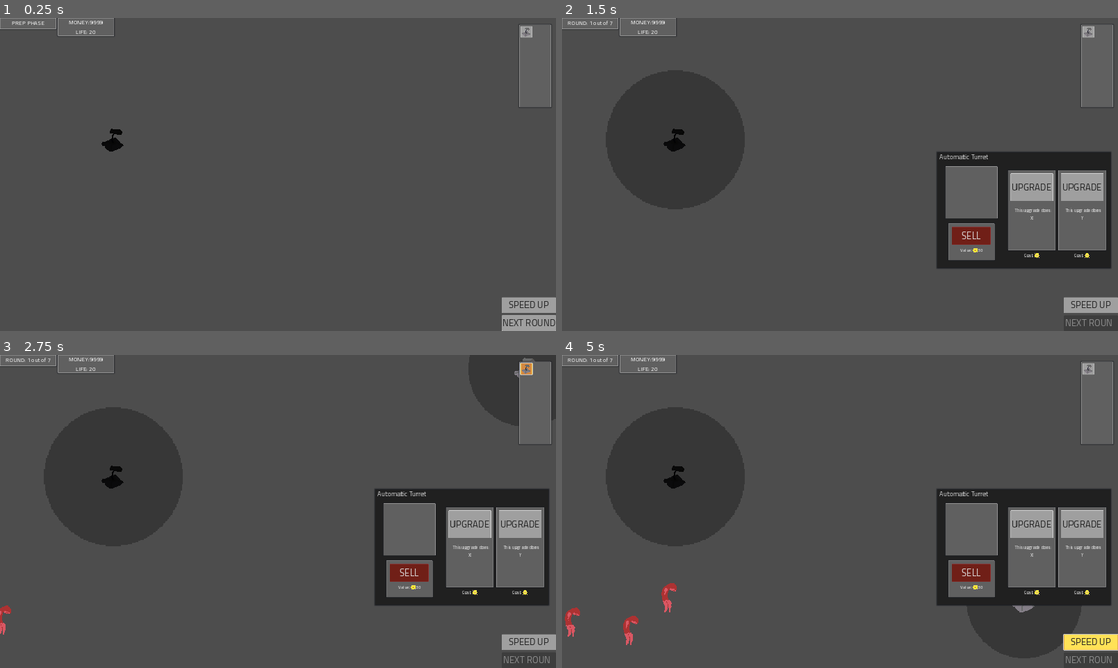
Above: before the commit, frames 1-4 (two rows, left to right).
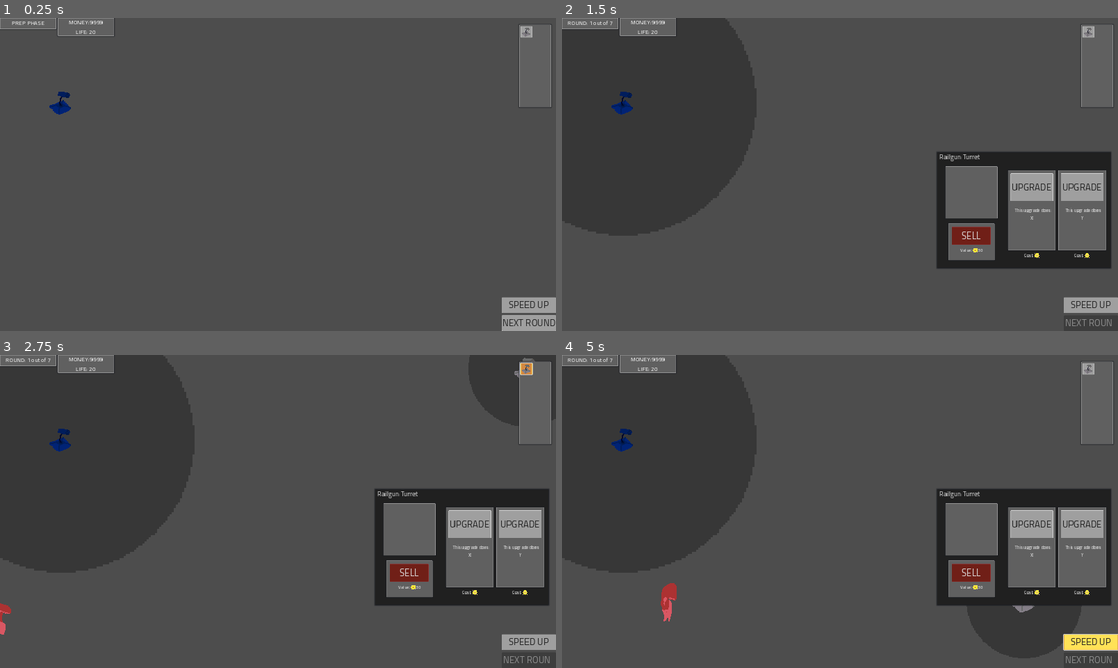
Above: after the commit, the same moments.

Repository: MindVisceral/BoneTD
Game: Godot game, scene res://Levels/Level1/Level1.tscn
Same seed, same stepped clock (60 frames per second), same inputs: the game is played once before the commit and once after it. This scene is started directly instead of the project's main scene. The engine's default icon, where the game draws it, is replaced by a stand-in: a white triangle on a blue panel in a dark square.
Inputs (mouse positions are in pixels of both pictures, inside the frame that each line leads up to; where the layout moved, square brackets give the same spot in the first picture):
- Up to frame 1 (0.25 s): no input
- Up to frame 2 (1.5 s): click "NEXT ROUND" at 0.5 s; click (623, 102) [673, 140] at 1.25 s
- Up to frame 3 (2.75 s): click (528, 367) at 2 s
- Up to frame 4 (5 s): click "SPEED UP" at 2.75 s; click (1023, 492) at 3.5 s; click (1023, 602) at 4.25 s

The runs differ from the first frame. In frame 1, 0.3% of the frame differs, in the area x 8-23%, y 23-43%; in frame 2, 0.4%; in frame 3, 0.4%; in frame 4, 0.8%, in the area x 0-77%, y 23-93%.

Commit message:
Added a Hitscan-type Tower that can pierce Enemies

Diff:
--- /dev/null
+++ b/Entities/Towers/GunTurret/Upgrades/RailgunTurret.tscn
@@ -0,0 +1,44 @@
+[gd_scene load_steps=8 format=3 uid="uid://wg7cb76ahvb"]
+
+[ext_resource type="PackedScene" uid="uid://m5ujrh2u7dvc" path="res://Entities/Towers/HitscanTower/HitscanTower.tscn" id="1_w22wf"]
+[ext_resource type="PackedScene" uid="uid://dv57srrnagcgo" path="res://Entities/Towers/BaseTower/BaseHitEffect.tscn" id="2_20wuo"]
+[ext_resource type="Script" path="res://Resources/DamageData.gd" id="3_6lec4"]
+[ext_resource type="Texture2D" uid="uid://dbuegf60t4tck" path="res://placeholder_4.png" id="4_84hu3"]
+
+[sub_resource type="Resource" id="Resource_v3vwl"]
+script = ExtResource("3_6lec4")
+damage_value = 5.0
+hit_effect = ExtResource("2_20wuo")
+
+[sub_resource type="CircleShape2D" id="CircleShape2D_pmax1"]
+radius = 115.0
+
+[sub_resource type="CircleShape2D" id="CircleShape2D_k6p52"]
+radius = 12.0
+
+[node name="RailgunTurret" instance=ExtResource("1_w22wf")]
+piercings = 8
+damage_data = SubResource("Resource_v3vwl")
+ingame_name = "Railgun Turret"
+tower_details = "Fires a highly-damaging piercing shot which gets weaker with each pierce."
+shot_delay = 5.0
+tower_base_cost = 35
+
+[node name="TowerRangeVisuals" parent="." index="0"]
+scale = Vector2(1.79688, 1.79688)
+
+[node name="Collider" parent="TowerRange" index="0"]
+shape = SubResource("CircleShape2D_pmax1")
+
+[node name="BulletSpawnPoint" parent="RotationPivot" index="0"]
+position = Vector2(6, -6)
+
+[node name="Sprite" parent="." index="4"]
+self_modulate = Color(0, 0.2755, 0.87, 1)
+scale = Vector2(0.4, 0.4)
+texture = ExtResource("4_84hu3")
+
+[node name="Collider" parent="." index="5"]
+shape = SubResource("CircleShape2D_k6p52")
+
+[editable path="TowerRange"]
--- a/Entities/Towers/GunTurret/Upgrades/SniperGunTurret.tscn
+++ b/Entities/Towers/GunTurret/Upgrades/SniperGunTurret.tscn
@@ -1,9 +1,10 @@
-[gd_scene load_steps=8 format=3 uid="uid://b8cx22nh2de5i"]
+[gd_scene load_steps=9 format=3 uid="uid://b8cx22nh2de5i"]
 
 [ext_resource type="PackedScene" uid="uid://dn0yn7md0iu0y" path="res://Entities/Towers/DirectTower/DirectTower.tscn" id="1_ab1dw"]
 [ext_resource type="Texture2D" uid="uid://dbuegf60t4tck" path="res://placeholder_4.png" id="2_1mvl4"]
 [ext_resource type="PackedScene" uid="uid://dv57srrnagcgo" path="res://Entities/Towers/BaseTower/BaseHitEffect.tscn" id="2_bccji"]
 [ext_resource type="Script" path="res://Resources/DamageData.gd" id="3_khhmq"]
+[ext_resource type="PackedScene" uid="uid://wg7cb76ahvb" path="res://Entities/Towers/GunTurret/Upgrades/RailgunTurret.tscn" id="4_ygv1a"]
 
 [sub_resource type="Resource" id="Resource_gn6jj"]
 script = ExtResource("3_khhmq")
@@ -22,6 +23,7 @@
 tower_details = "Very large detection radius, very slow shooting speed, high damage."
 shot_delay = 5.0
 tower_base_cost = 13
+upgrade_1 = ExtResource("4_ygv1a")
 
 [node name="TowerRangeVisuals" parent="." index="0"]
 scale = Vector2(2.34375, 2.34375)
--- /dev/null
+++ b/Entities/Towers/HitscanTower/HitscanTower.gd
@@ -0,0 +1,200 @@
+## Check superior BaseTower script for @tool use
+@tool
+class_name HitscanTower
+extends BaseTower
+
+
+###-------------------------------------------------------------------------###
+##### Exported variables unique to HitscanTowers
+###-------------------------------------------------------------------------###
+
+@export_group("Variables unique to Hitscan Towers")
+
+## This variable holds layers which this Tower's RayCast can detect.
+@export_flags_2d_physics var raycast_layers: int
+
+## How many Enemies can the shot go through before it stops?
+@export_range(0, 9999) var piercings: int = 0
+
+
+###-------------------------------------------------------------------------###
+##### DamageData
+###-------------------------------------------------------------------------###
+
+@export_group("DamageData")
+
+## This DamageData Resource holds all the information this Tower's Target needs when it's been hit.
+## This includes the Tower's damage dealth and the hit effect.
+## NOTE: Read the DamageData script for more info.
+@export var damage_data: DamageData:
+	set(w_damagedata):
+		if w_damagedata != damage_data:
+			damage_data = w_damagedata
+			update_configuration_warnings()
+
+
+###-------------------------------------------------------------------------###
+##### References
+###-------------------------------------------------------------------------###
+
+@export_group("References")
+
+## This TrailEffect PackedScene Node of class BaseTrail
+## is instantiated to create the effect of a Bullet between this Tower and the Enemy
+@export var trail_effect: PackedScene
+
+
+###-------------------------------------------------------------------------###
+##### Shooting Variables
+###-------------------------------------------------------------------------###
+
+
+###-------------------------------------------------------------------------###
+##### Exported variables
+###-------------------------------------------------------------------------###
+
+
+###-------------------------------------------------------------------------###
+##### Variable storage
+###-------------------------------------------------------------------------###
+
+
+###-------------------------------------------------------------------------###
+##### Editor-only functions
+###-------------------------------------------------------------------------###
+
+## Show a warning when the Tower is not set up properly in the Editor.
+func _get_configuration_warnings() -> PackedStringArray:
+	## This is a derived class, so take superior warnings into account.
+	var warnings: PackedStringArray = super()
+
+	if damage_data == null:
+		## We we want this warning to show up first in the Array. Weirdly, PackedStringArray
+		## have no 'push_front' function like regular Arrays - hence 'insert' at index 0 instead.
+		warnings.insert(0, "No DamageData is set for this Tower!")
+
+
+	return warnings
+
+###-------------------------------------------------------------------------###
+##### Setup functions
+###-------------------------------------------------------------------------###
+
+func _ready() -> void:
+	## Call the superior class' _ready() function too. It would be overriden without this!
+	## NOTE: This applies to ALL functions with the same name as the ones in the superior class!
+	super()
+
+## Setup this Tower
+func setup() -> void:
+	super()
+
+
+###-------------------------------------------------------------------------###
+##### Shooting functions
+###-------------------------------------------------------------------------###
+
+## Every frame, check if the Target can be shot.
+func _physics_process(delta: float) -> void:
+	super(delta)
+
+## Shooting the Target should be possible,
+func shoot_at_target() -> void:
+	super()
+
+
+## Cast a RayCast in the direction of this Tower's target
+## NOTE: This function's code is unique to this Tower type!
+func fire() -> void:
+	#super() ## This might be unnecessary because it's an empty dummy function.
+
+
+	## Get the world's space_state. We need this to cast a Ray
+	var space_state = get_world_2d().direct_space_state
+
+	## The position from which the Ray will be cast.
+	## NOTE: The Ray fires from the Tower's BulletSpawnPoint
+	var start_pos: Vector2 = bullet_spawn_point.global_position
+	#
+	## The position at which the Ray will end.
+	## NOTE: Since the Tower can pierce and doesn't just stop at the Target,
+	## we subtract the Tower's position from the Target's position,
+	## and we get the direction in which the Tower is pointing.
+	## Then we normalize that, add 5000 units of distance (chosen arbitrarily),
+	## and now the Ray goes through the whole map.
+	var end_pos: Vector2 = (current_target.global_position - start_pos).normalized() * 5000
+	#
+	## The mask on which the Environment and Enemies' Hurtboxes lie.
+	var mask: int = raycast_layers
+
+	## Put together all of those variables above.
+	var parameters: PhysicsRayQueryParameters2D = \
+		PhysicsRayQueryParameters2D.create(start_pos, end_pos, mask)
+
+	## We must also turn on Area2D detection for this Ray to catch Enemies' HurtBoxes
+	parameters.collide_with_areas = true
+
+
+	## Since Rays currently can only detect one Collider at a time, we will 'while' loop
+	## until we have detected everything there is to detect.
+	#
+	## An Array which holds all the colliders.
+	## This will be updated by the loop, and these colliders will be excluded from future iterations
+	var all_colliders: Array = []
+	#
+	while true:
+		## First, exclude all colliders found so far (this copies the 'all_colliders' Array)
+		parameters.exclude = all_colliders
+
+		## Cast a Ray with the 'parameters' variable as its parameters
+		var result = space_state.intersect_ray(parameters)
+
+		## If the Ray detects anything, and that thing has a collider...
+		if (result != null) and (result.has("collider")):
+			## Get the collider info from the result dictionary and add it to the Array.
+			all_colliders.append(result.collider)
+
+
+		## If no collider was found, clean the exlusion Array and break the loop
+		else:
+			parameters.exclude = []
+			break
+
+
+
+	## This Tower can pierce through Enemies.
+	## In the 'for' loop, we only go to the next Enemy if there is still some piercing power left
+	## after the first Enemy.
+	var piercings_left: int = piercings
+	#
+	## Loop through all the colliders caught in the Ray.
+	for collider: Hurtbox in all_colliders:
+
+		## We can only damage as many Enemies in the 'all_colliders' Array as there are 'piercings'
+		if piercings_left >= 0:
+
+			## Send over an exported DamageData Resource to the Target, if it accepts such a Resource.
+			if collider is Hurtbox:
+				collider.pass_DamageData(damage_data)
+
+
+		## All 'piercing power' is gone, we cannot damage any more Enemies.
+		else:
+			break
+
+
+		## Remove one 'piercing power' point every interation through the loop
+		piercings_left -= 1
+
+
+
+
+	## And create a Trail between this Tower and the Target
+	var trail_effect_instance: BaseTrail = trail_effect.instantiate()
+	## Tell the Trail where it should start and end
+	trail_effect_instance.trail_start_point = bullet_spawn_point.global_position
+	trail_effect_instance.trail_end_point = end_pos
+
+	## And add the Trail to the Tree - independent from this Tower.
+	## It will queue_free() itself when it's done.
+	get_tree().get_root().add_child(trail_effect_instance)
--- /dev/null
+++ b/Entities/Towers/HitscanTower/HitscanTower.tscn
@@ -0,0 +1,15 @@
+[gd_scene load_steps=4 format=3 uid="uid://m5ujrh2u7dvc"]
+
+[ext_resource type="PackedScene" uid="uid://u1qyk1m1yco0" path="res://Entities/Towers/BaseTower/BaseTower.tscn" id="1_8y2ya"]
+[ext_resource type="Script" path="res://Entities/Towers/HitscanTower/HitscanTower.gd" id="2_gy1t4"]
+[ext_resource type="PackedScene" uid="uid://cdmssx6y1y2pk" path="res://Entities/Towers/BaseTower/BaseTrail.tscn" id="3_pi8x0"]
+
+[node name="HitscanTower" instance=ExtResource("1_8y2ya")]
+script = ExtResource("2_gy1t4")
+raycast_layers = 33
+piercings = null
+damage_data = null
+trail_effect = ExtResource("3_pi8x0")
+environment_layer = 0
+
+[editable path="TowerRange"]
--- a/Levels/Level1/Level1.tscn
+++ b/Levels/Level1/Level1.tscn
@@ -8,8 +8,15 @@
 [ext_resource type="PackedScene" uid="uid://ixusat1leq8h" path="res://Levels/TowerHandler.tscn" id="4_6772l"]
 [ext_resource type="PackedScene" uid="uid://wxc3a7eqicl0" path="res://Entities/Enemies/FodderEnemy/FodderEnemy.tscn" id="4_o55tc"]
 [ext_resource type="PackedScene" uid="uid://c7ytai1x670kx" path="res://Entities/Towers/GunTurret/GunTurretSelectButton.tscn" id="7_uuix3"]
-[ext_resource type="PackedScene" uid="uid://cbxbdiftunnt3" path="res://Entities/Towers/GunTurret/Upgrades/AutoGunTurret.tscn" id="8_fvu8a"]
 [ext_resource type="PackedScene" uid="uid://b5dp0gcijhisy" path="res://UI/DraggableMenu/DraggableMenu.tscn" id="8_gw4ds"]
+[ext_resource type="PackedScene" uid="uid://wg7cb76ahvb" path="res://Entities/Towers/GunTurret/Upgrades/RailgunTurret.tscn" id="8_tdjs4"]
+
+[sub_resource type="Resource" id="Resource_8200r"]
+script = ExtResource("3_33haa")
+enemy_scene = ExtResource("4_o55tc")
+number_of_enemies = 50
+enemy_spawn_interval = 0.01
+time_until_next_enemies = 1.0
 
 [sub_resource type="Resource" id="Resource_0sdhy"]
 script = ExtResource("3_33haa")
@@ -58,13 +65,6 @@
 enemy_scene = ExtResource("4_o55tc")
 number_of_enemies = 30
 enemy_spawn_interval = 1.5
-time_until_next_enemies = 1.0
-
-[sub_resource type="Resource" id="Resource_8200r"]
-script = ExtResource("3_33haa")
-enemy_scene = ExtResource("4_o55tc")
-number_of_enemies = 50
-enemy_spawn_interval = 0.01
 time_until_next_enemies = 1.0
 
 [sub_resource type="Curve2D" id="Curve2D_ja27w"]
@@ -95,6 +95,9 @@
 path_reference = NodePath("../MovementPath")
 nextRound_button = NodePath("../GUI/TemporaryGUI/next_round_button")
 
+[node name="Round7" parent="RoundHandler" instance=ExtResource("3_gmuuh")]
+enemy_resources = Array[ExtResource("3_33haa")]([SubResource("Resource_8200r")])
+
 [node name="Round1" parent="RoundHandler" instance=ExtResource("3_gmuuh")]
 enemy_resources = Array[ExtResource("3_33haa")]([SubResource("Resource_0sdhy")])
 
@@ -112,9 +115,6 @@
 
 [node name="Round6" parent="RoundHandler" instance=ExtResource("3_gmuuh")]
 enemy_resources = Array[ExtResource("3_33haa")]([SubResource("Resource_getvg")])
-
-[node name="Round7" parent="RoundHandler" instance=ExtResource("3_gmuuh")]
-enemy_resources = Array[ExtResource("3_33haa")]([SubResource("Resource_8200r")])
 
 [node name="Deselector" type="Button" parent="."]
 anchors_preset = 15
@@ -138,8 +138,8 @@
 deselector = NodePath("../Deselector")
 selected_tower_menu = NodePath("../GUI/TemporaryGUI/SelectedTowerDraggableMenu")
 
-[node name="AutoGunTower" parent="TowerHandler" node_paths=PackedStringArray("tower_handler") instance=ExtResource("8_fvu8a")]
-position = Vector2(98, 105)
+[node name="RailgunTurret" parent="TowerHandler" node_paths=PackedStringArray("tower_handler") instance=ExtResource("8_tdjs4")]
+position = Vector2(53, 73)
 tower_handler = NodePath("..")
 
 [node name="MovementPath" type="Path2D" parent="."]
